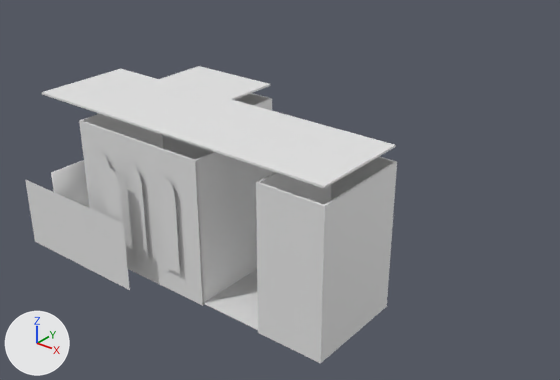
A saved change to the Blender file Blender/In progress/Mansion.blend.
One viewpoint serves both versions: a 50 mm lens placed at (34.7, -35.9, 27.2), pointed at (-1.4, 9.2, -0.8). Lighting does not change. The marker at lower left points along +X, +Y and +Z. The same objects are shown in both versions, whatever each file hides.

The first picture shows 'Floor', 'Floor/Ceiling', 'House.000', 'House.004', 'House.006', 'House.009', 'House.011'.
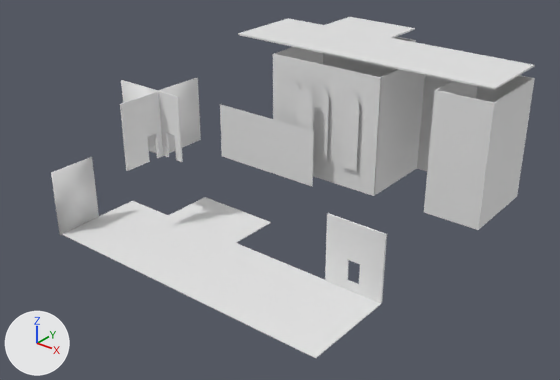
Where the newer file only moved an object's origin or applied its transform, the numbers keep the older frame.

Where the change shows, as pixel boxes (x1, y1, x2, y2) in the pictures (560 x 380 px):
'House.009', moved
    before: (79, 93, 397, 363)
    after: (273, 37, 535, 230)
'Floor/Ceiling', moved
    before: (41, 66, 396, 188)
    after: (238, 17, 535, 90)
'House.006', moved
    before: (25, 180, 130, 290)
    after: (220, 104, 314, 187)
'House.000', moved
    before: (96, 154, 180, 274)
    after: (286, 79, 359, 171)
'House.011', moved
    before: (104, 167, 123, 223)
    after: (297, 87, 312, 130)
'Floor', unchanged, uncovered by the edit
    before: (203, 269, 258, 330)
    after: (62, 197, 382, 358)
'House.002', unchanged, uncovered by the edit
    after: (325, 213, 387, 303)
'House.012', unchanged, uncovered by the edit
    before: (148, 133, 159, 147)
    after: (120, 91, 163, 171)
'House.003', unchanged, uncovered by the edit
    after: (158, 78, 201, 153)

Edits to the bpy script that builds the scene:
```text
Change ob_house_011:
    ob_house_011.location: (-1.31, -4.58, 2.16) -> (-1.31, 17.27, 2.16)
Change ob_house_000:
    ob_house_000.location: (-3.3, -4.58, 2.16) -> (-3.3, 17.27, 2.16)
Change ob_house_006:
    ob_house_006.location: (-5.24, -0.47, 0.0) -> (-5.24, 21.37, 0.0)
Change ob_house_009:
    ob_house_009.location: (-3.3, -4.58, 2.16) -> (-3.3, 17.27, 2.16)
Change ob_floor_ceiling:
    ob_floor_ceiling.location: (1.37, -3.15, 8.71) -> (1.37, 18.69, 8.71)
```
